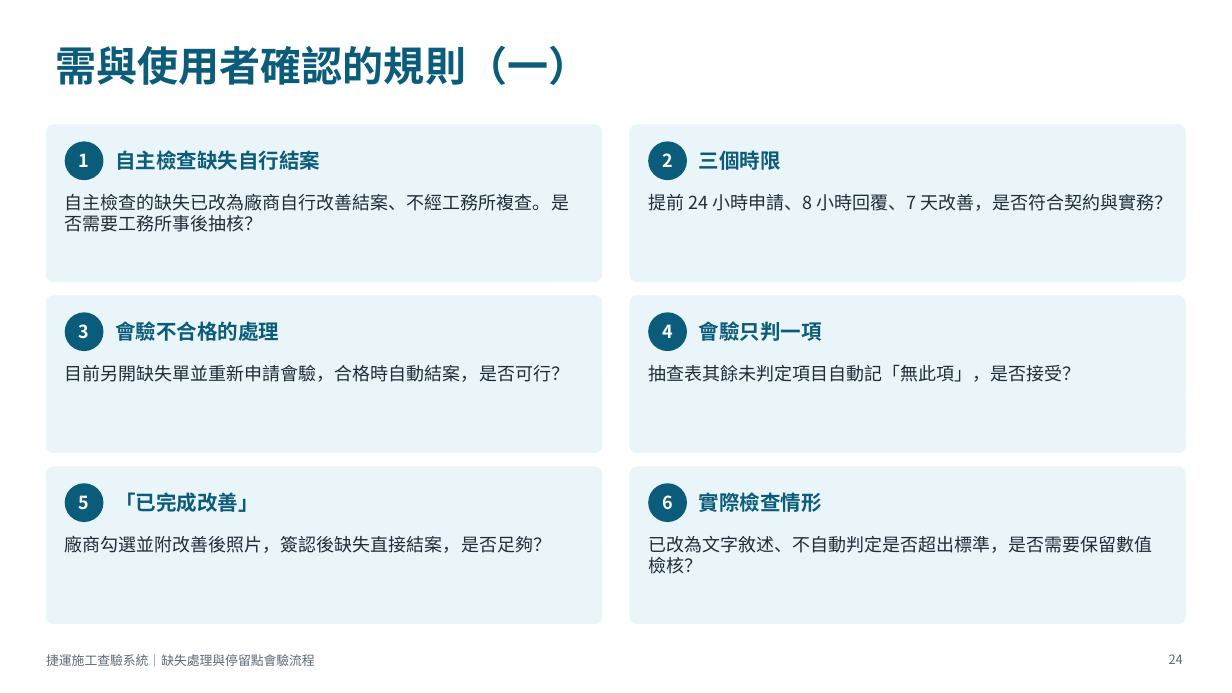
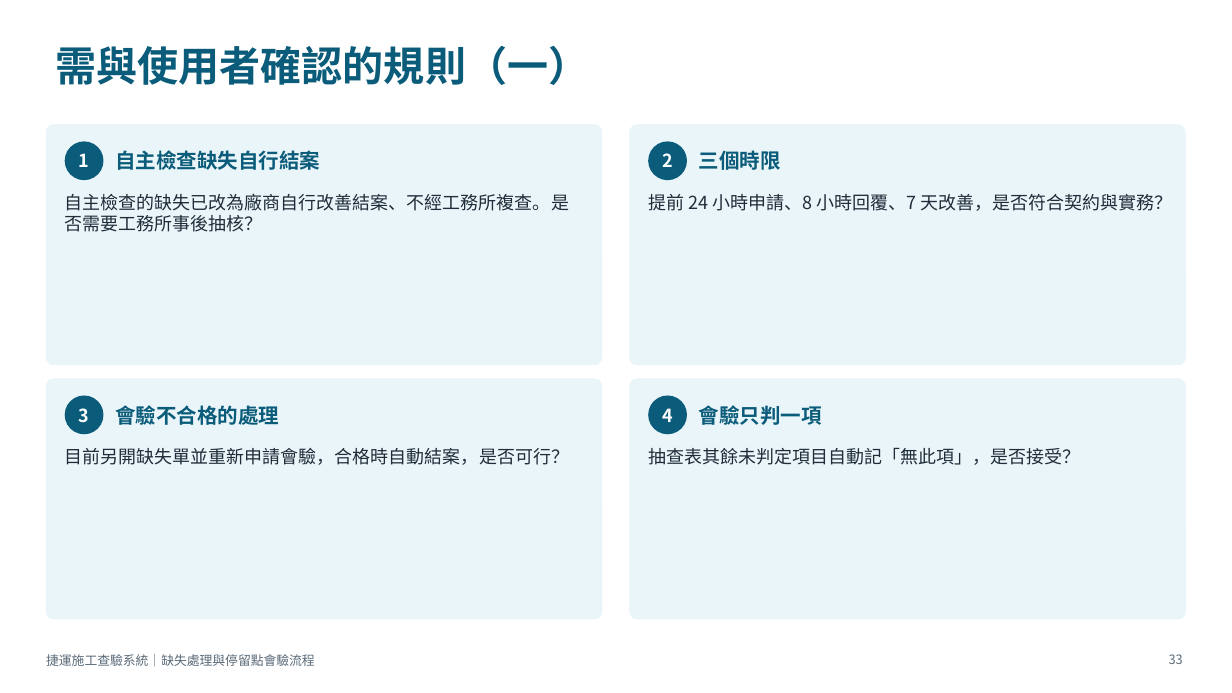
Before and after one commit to brianchou7310/MRT-Construction-QMS, a slide deck: slide 33 of 捷運施工查驗系統_缺失與停留點流程說明.pptx (slide 24 before the commit). Drawn at 1232x693 pixels with LibreOffice and Linux fonts; fonts in the diff are those of the drawing. Boxes give left, top, right and bottom in pixels: in the first picture for what was removed or moved away, otherwise in the second. Text is boxed around its words. In the diff, an @@ line names an element or a change of style, - is before the commit and + after.

```diff
--- a/捷運施工查驗系統_缺失與停留點流程說明.pptx
+++ b/捷運施工查驗系統_缺失與停留點流程說明.pptx
@@ rounded rectangle: place and size @@
-rounded rectangle at (46,125,602,282)
+rounded rectangle at (46,125,602,365)
@@ rounded rectangle: place and size @@
-rounded rectangle at (630,125,1186,282)
+rounded rectangle at (630,125,1186,365)
@@ rounded rectangle: place and size @@
-rounded rectangle at (46,296,602,453)
+rounded rectangle at (46,379,602,619)
@@ proportions changed in 4 elements at (46,125,602,365), (630,125,1186,365), (46,379,602,619), (630,379,1186,619) @@
@@ rounded rectangle: place and size @@
-rounded rectangle at (630,296,1186,453)
+rounded rectangle at (630,379,1186,619)
@@ 2 ellipses, 2 texts: place and size @@
-2 ellipses, 2 texts at (65,312,822,351)
+2 ellipses, 2 texts at (65,396,822,434)
@@ text "目前另開缺失單並重新申請會驗，合格時自動結案，是否可行？": place and size @@
-text "目前另開缺失單並重新申請會驗，合格時自動結案，是否可行？" at (65,365,569,382)
+text "目前另開缺失單並重新申請會驗，合格時自動結案，是否可行？" at (65,448,569,465)
@@ text "抽查表其餘未判定項目自動記「無此項」，是否接受？": place and size @@
-text "抽查表其餘未判定項目自動記「無此項」，是否接受？" at (648,364,1080,382)
+text "抽查表其餘未判定項目自動記「無此項」，是否接受？" at (648,447,1080,465)
@@ rounded rectangle removed at (46,467,602,624) @@
@@ rounded rectangle removed at (630,467,1186,624) @@
@@ ellipse removed at (65,483,104,522) @@
-5
@@ text removed at (115,492,258,512) @@
-「已完成改善」
@@ ellipse removed at (648,483,687,522) @@
-6
@@ text removed at (699,492,822,512) @@
-實際檢查情形
@@ text removed at (65,535,551,553) @@
-廠商勾選並附改善後照片，簽認後缺失直接結案，是否足夠？
@@ text removed at (648,536,1152,574) @@
-已改為文字敘述、不自動判定是否超出標準，是否需要保留數值檢核？
@@ page number at (1169,654,1183,664): text changed @@
-24
+33
```
Also in this commit, not shown: 6 other slides changed, 11 slides added, 1 slide removed.
